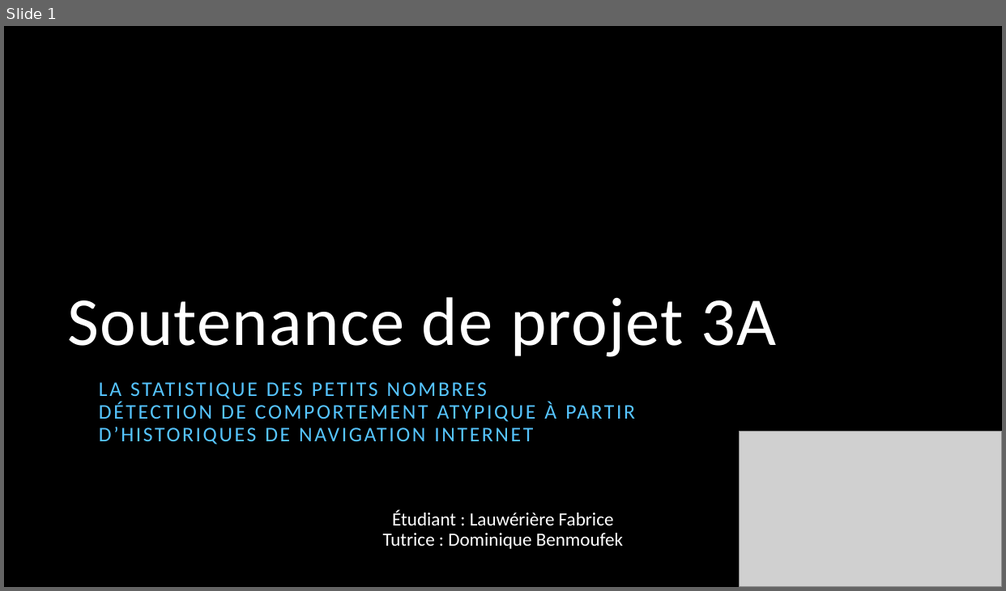
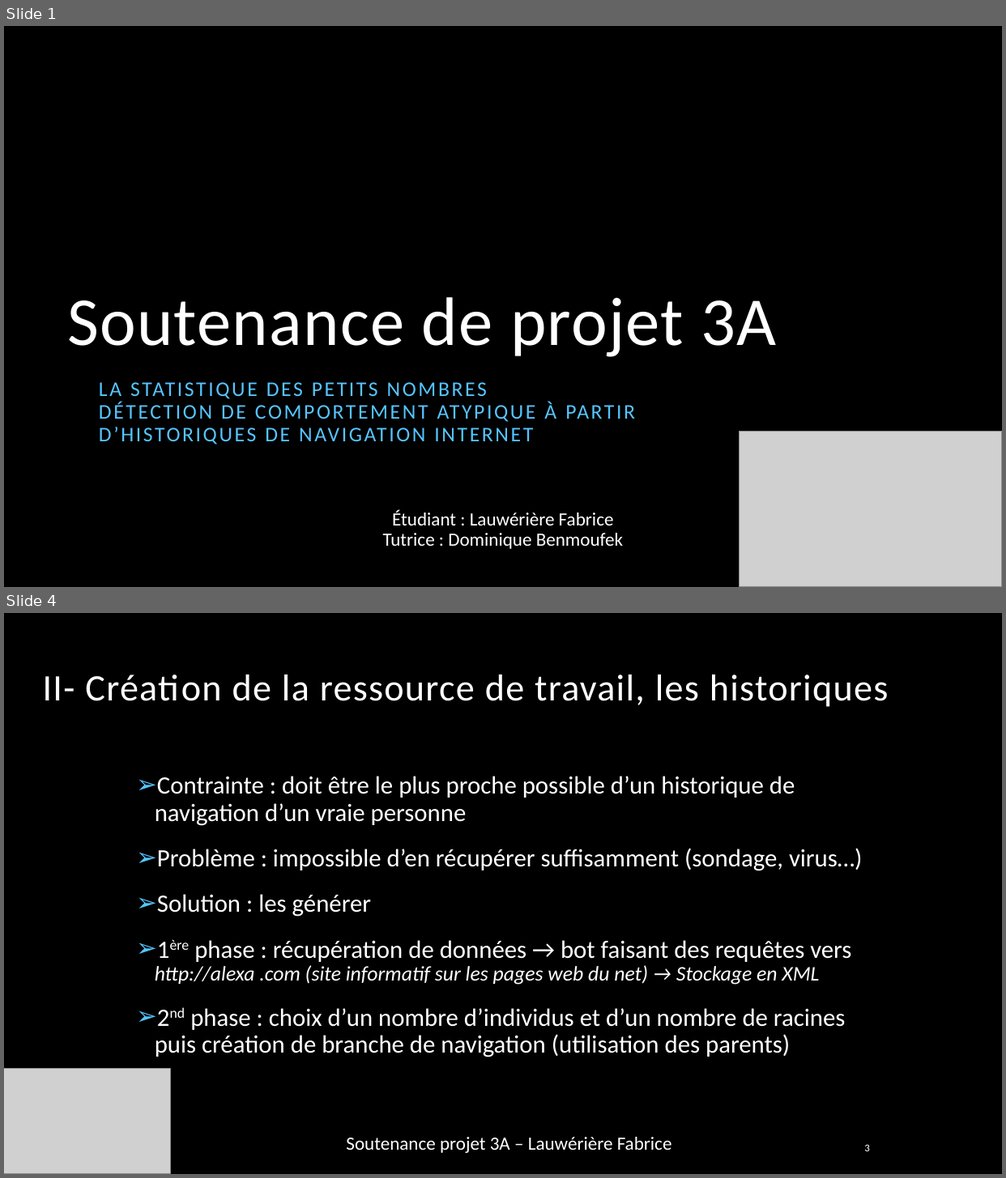
Before and after one commit to fabrice-lauweriere/projet3a-AtypicDetection, a slide deck: Documents/soutenance/soutenanceProjet3A.pptx. Shown one above the other, each under a label of ours: slide 1 before the commit, slides 1 and 4 after it; the slides between them are not shown. The pictures are 1006x591 and 1006x1178 pixels, drawn with LibreOffice and Linux fonts; fonts in the diff are those of the drawing; grey boxes stand for pictures; background and template pictures are left out. Boxes give left, top, right and bottom in pixels: in the first picture for what was removed or moved away, otherwise in the second. Text is boxed around its words. In the diff, an @@ line names an element or a change of style, - is before the commit and + after.

```diff
--- a/Documents/soutenance/soutenanceProjet3A.pptx
+++ b/Documents/soutenance/soutenanceProjet3A.pptx
@@ slide 4 added at (4,613,1002,1174), background picture (left out) @@
@@ title added at (43,675,888,707), 36 pt, text #FFFFFF @@
+II- Création de la ressource de travail, les historiques
@@ text added at (155,776,863,1058), 24 pt, text #FFFFFF @@
+➢ Contrainte : doit être le plus proche possible d’un historique de navigation d’un vraie personne
+➢ Problème : impossible d’en récupérer suffisamment (sondage, virus…)
+➢ Solution : les générer
+➢ 1ère phase : récupération de données → bot faisant des requêtes vers http://alexa .com (site informatif sur les pages web du net) → Stockage en XML
+➢ 2nd phase : choix d’un nombre d’individus et d’un nombre de racines puis création de branche de navigation (utilisation des parents)
@@ picture added at (4,1068,170,1174) @@
@@ text added at (346,1137,672,1153), 18 pt, text #FFFFFF @@
+Soutenance projet 3A – Lauwérière Fabrice
@@ page number added at (864,1144,869,1152), 10 pt, text #FFFFFF @@
+3
```
Also in this commit, not shown: 6 other slides added, 17 other files.
